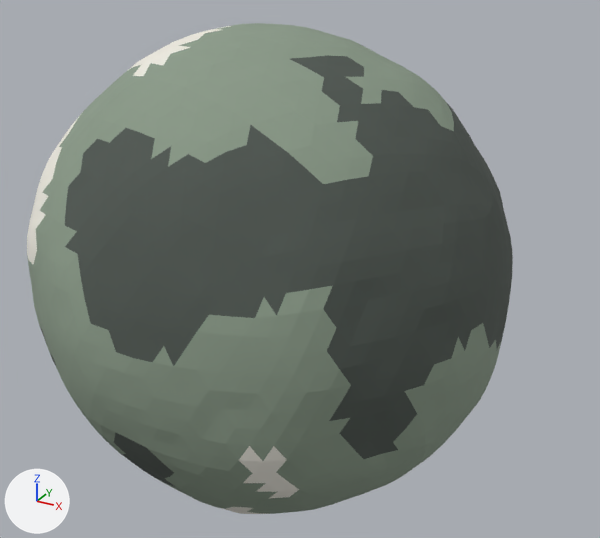
A saved change to the Blender file blender/laboratorio.blend.
One viewpoint serves both versions: a 50 mm lens placed at (41.9, -70.7, 35.9), pointed at (2.7, 0.6, 0.2). Arrows for +X, +Y and +Z are at lower left; the lights stay in place. The first picture is the older version.

The first picture shows 'laboratorio_Terreno'.
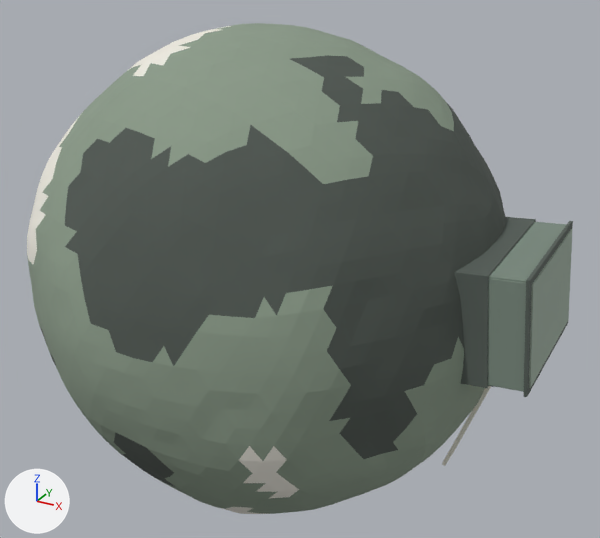
Pixel boxes (x1, y1, x2, y2) of what changed, in the pictures (600 x 538 px):
'laboratorio_Lugares', added
    after: (442, 217, 573, 466)

The change, as a list of edits to the scene's bpy script:
```text
Add me_laboratorio_lugares:
    me_laboratorio_lugares.from_pydata(...)  # 1664 vertices, 1262 faces; spans x 20.5..29.6, y -7.9..7.9, z -17.5..7.9
    me_laboratorio_lugares.materials.append(mat_m_paleta_laboratorio)
Add ob_laboratorio_lugares:
    ob_laboratorio_lugares = bpy.data.objects.new('laboratorio_Lugares', me_laboratorio_lugares)
    ob_laboratorio_lugares.parent = ob_laboratorio
    ob_laboratorio_lugares.location = (0.0, 0.0, 0.0)
```
